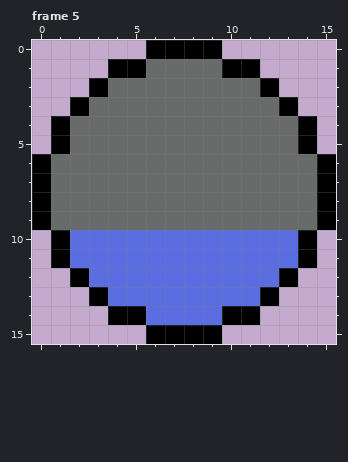
Edited in one commit: pixel-art file (assets/art/ui/ui .ase files/tideclock.ase). Above: the version before the commit.
16x16 pixels, 14 frames. Shown: frame 5. The commit also changed other frames, which this record leaves out.
New version:
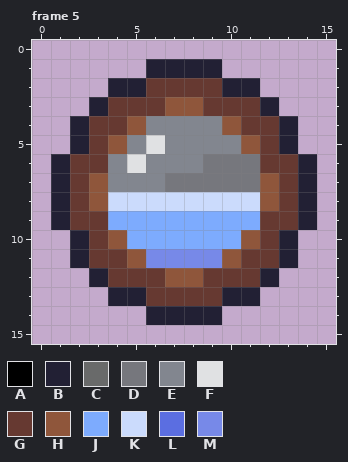
Palette (. is transparent): A #000000  B #222034  C #696a6a  D #76777d  E #82868f  F #e0e1e3  G #663931  H #8f563b  J #7dabfe  K #cbdbfc  L #5b6ee1  M #7789e8
What changed:
layer "Layer 1" now hidden
layer "Layer 2" added
layer "Layer 5" added
layer "Layer 3" opacity 25% added
layer "Layer 4" opacity 75% added
Changed rows in their new state; - is an unchanged pixel.
Frame 5:
first column x 0:
 0 ------....------
 1 ----..BBBB..----
 2 ---.BBGGGGBB.---
 3 --.BGGGHHGGGB.--
 4 -.BGGHEEEEHGGB.-
 5 -.BGHEFEEEEHGB.-
 6 .BGGEFEEEDDDGGB.
 7 .BGHEEEDDDDDHGB.
 8 .BGHKKKKKKKKHGB.
 9 .BGGJJJJJJJJGGB.
10 -.BGHJJJJJJHGB.-
11 -.BGGHMMMMHGGB.-
12 --.BGGGHHGGGB.--
13 ---.BBGGGGBB.---
14 ----..BBBB..----
15 ------....------
Pixel boxes of the changes (left, top, right, bottom) in both pictures:
changed: (32, 40, 336, 344)
